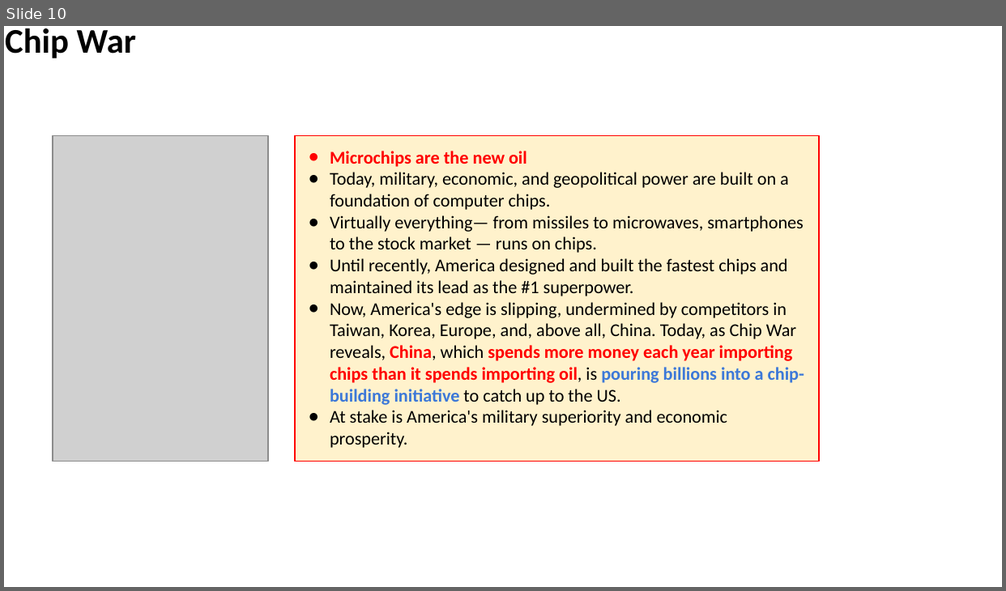
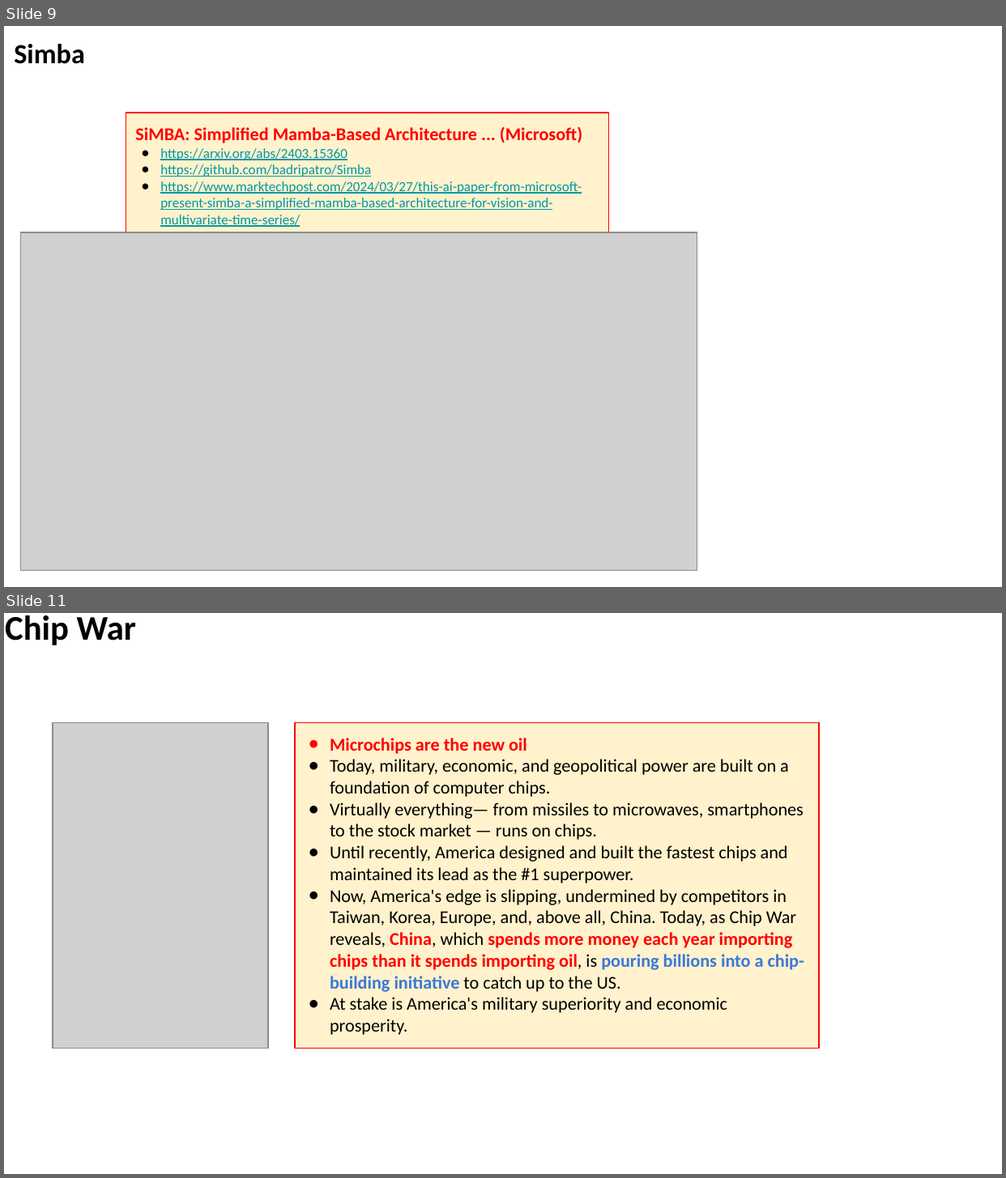
Before and after one commit to lselector/seminar, a slide deck: 2024/2024-03-29-AI-Updates.pptx. Shown one above the other, each under a label of ours: slide 10 before the commit, slides 9 and 11 after it; the slides between them are not shown. The pictures are 1006x591 and 1006x1178 pixels, drawn with LibreOffice and Linux fonts; fonts in the diff are those of the drawing; grey boxes stand for pictures. Boxes give left, top, right and bottom in pixels: in the first picture for what was removed or moved away, otherwise in the second. Text is boxed around its words. In the diff, an @@ line names an element or a change of style, - is before the commit and + after.

```diff
--- a/2024/2024-03-29-AI-Updates.pptx
+++ b/2024/2024-03-29-AI-Updates.pptx
@@ slide 9 added at (4, 26, 1002, 587), background #FFFFFF @@
@@ text added at (14, 44, 85, 64), 20 pt, text #000000, bold @@
+Simba
@@ rectangle added at (126, 113, 609, 238), fill #FFF2CC, outline #FF0000 0.75 pt, 10 pt, text #0097A7, underline @@
+SiMBA: Simplified Mamba-Based Architecture ... (Microsoft)
+● https://arxiv.org/abs/2403.15360
+● https://github.com/badripatro/Simba
+● https://www.marktechpost.com/2024/03/27/this-ai-paper-from-microsoft-present-simba-a-simplified-mamba-based-architecture-for-vision-and-multivariate-time-series/
@@ picture added at (21, 233, 697, 571) @@
@@ what was slide 10 is now slide 11 @@
```
Also in this commit, not shown: 5 slides changed, 2 other slides added, 1 slide removed.
